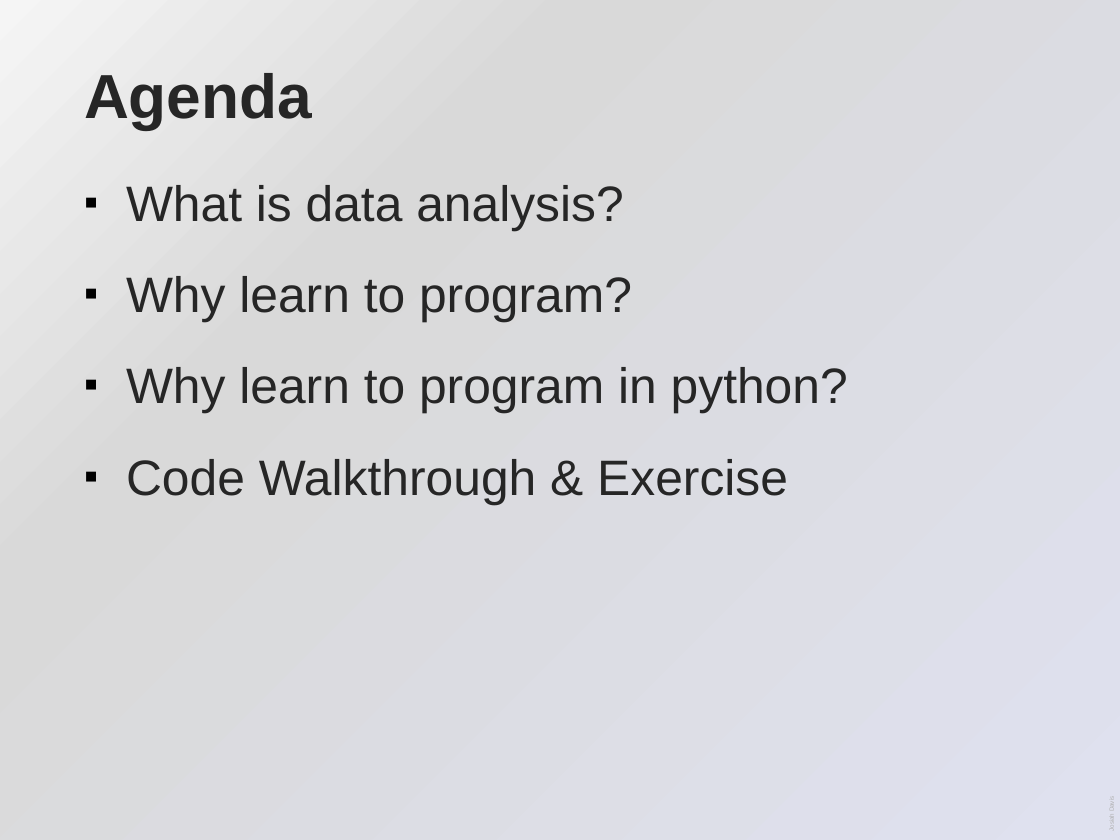
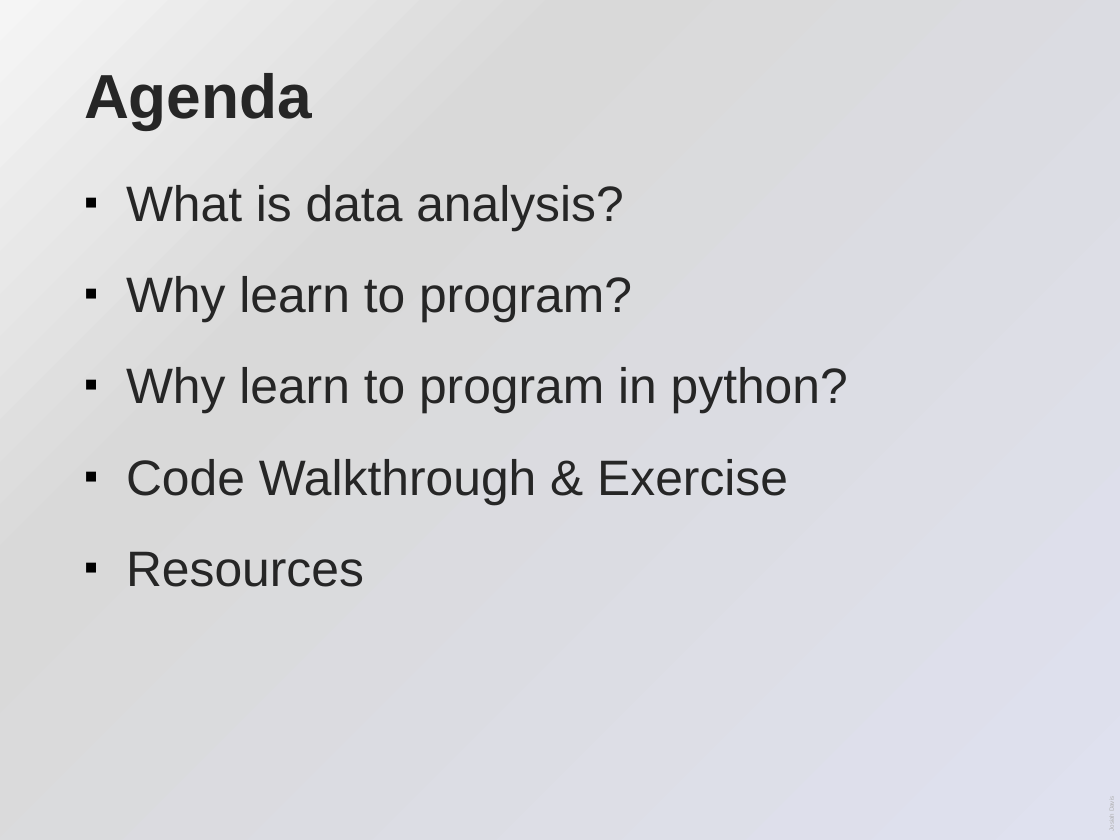
Before and after one commit to josiahdavis/python_data_analysis, a slide deck: slide 2 of python_data_analysis.pptx. Drawn at 1120x840 pixels with LibreOffice and Linux fonts; fonts in the diff are those of the drawing. Boxes give left, top, right and bottom in pixels: in the first picture for what was removed or moved away, otherwise in the second. Text is boxed around its words. In the diff, an @@ line names an element or a change of style, - is before the commit and + after.

Commit message:
Added resources

```diff
--- a/python_data_analysis.pptx
+++ b/python_data_analysis.pptx
@@ text at (126, 551, 364, 587): paragraph added @@
+▪ Resources
```
Also in this commit, not shown: 3 slides added, 1 slide removed.
